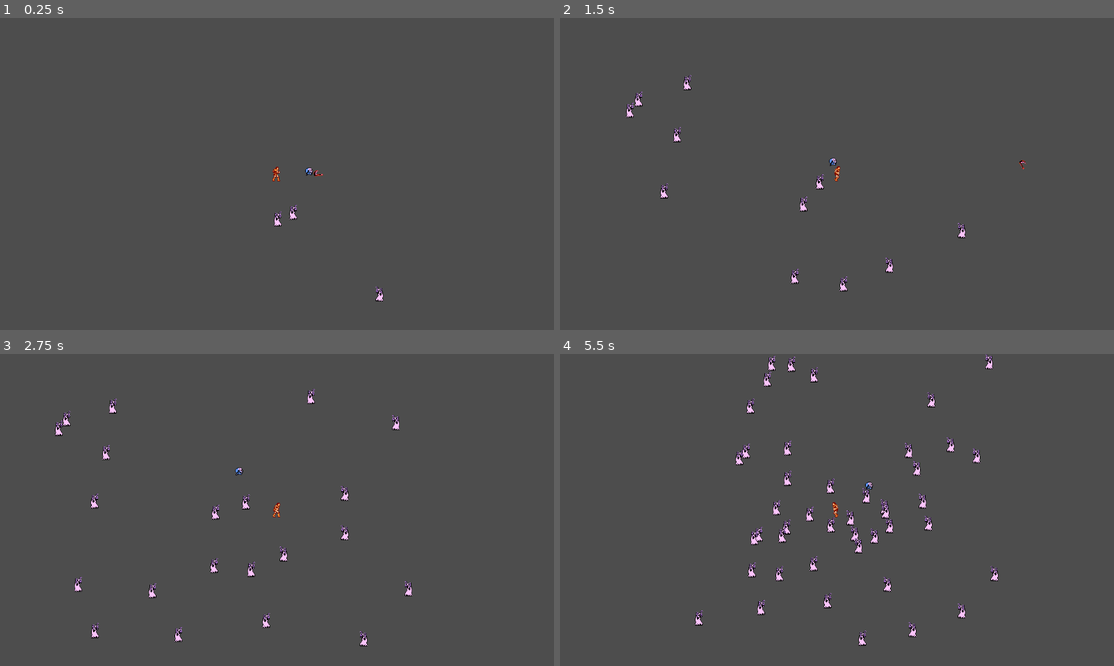
Above: before the commit, frames 1-4 (two rows, left to right).
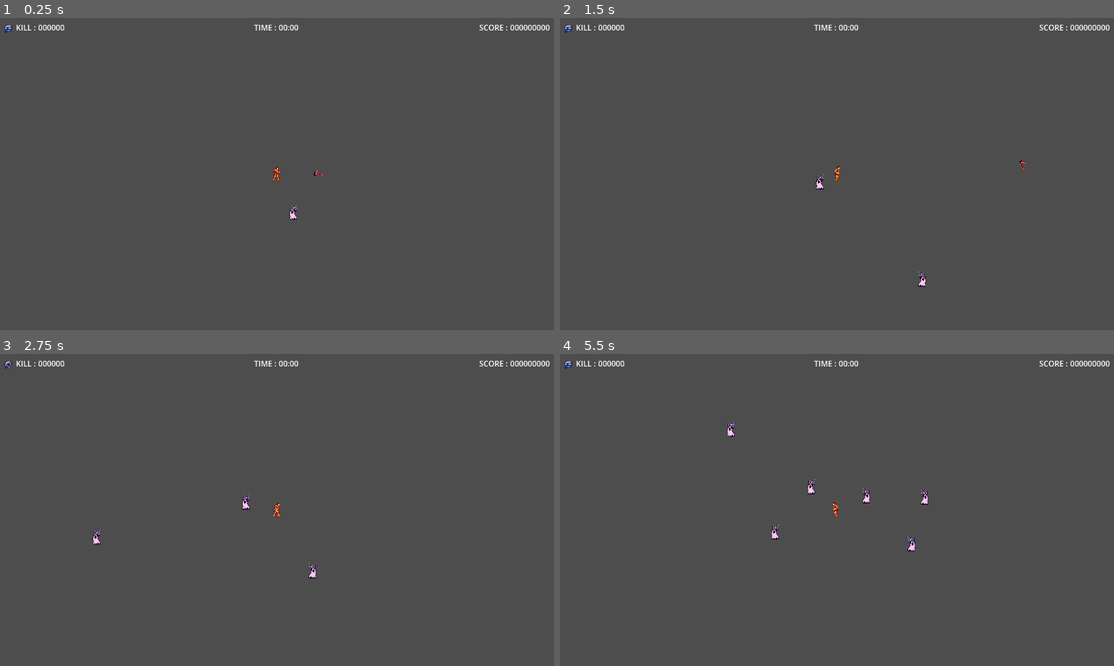
Above: after the commit, the same moments.

Repository: FishingDonut/killer_vampire
Game: Godot game, scene res://Prefabs/main.tscn
The game is run twice, just before and just after one commit, with the same random seed, the same clock (stepped at 60 frames per second) and the same inputs. The project has no main scene, so this scene is started directly.
Inputs:
- Up to frame 1 (0.25 s): no input
- Up to frame 2 (1.5 s): hold Right (ui_right) 0.53-1.28 s; hold Down (ui_down) from 1.28 s (still down)
- Up to frame 3 (2.75 s): release Down (ui_down) at 2.03 s; hold Right (ui_right) from 2.03 s (still down)
- Up to frame 4 (5.5 s): release Right (ui_right) at 2.78 s; hold Up (ui_up) 2.78-3.53 s; hold Left (ui_left) 3.53-5.03 s; hold Down (ui_down) from 5.03 s (still down)

The runs differ from the first frame. In frame 1, 0.5% of the frame differs, in the area x 0-100%, y 2-91%; in frame 2, 0.9%; in frame 3, 1.5%; in frame 4, 2.7%, in the area x 0-100%, y 0-94%.

Commit message:
hud completed / ???

Diff:
--- a/Prefabs/Enemies/ghost_enemy.tscn
+++ b/Prefabs/Enemies/ghost_enemy.tscn
@@ -193,7 +193,7 @@
 }
 
 [sub_resource type="CircleShape2D" id="CircleShape2D_i87tc"]
-radius = 5.09902
+radius = 4.0
 
 [sub_resource type="RectangleShape2D" id="RectangleShape2D_ha2qu"]
 size = Vector2(16, 31)
@@ -202,26 +202,26 @@
 y_sort_enabled = true
 collision_layer = 2
 collision_mask = 3
-platform_floor_layers = 4294967294
+platform_floor_layers = 4294967166
 script = ExtResource("1_oi33n")
 
-[node name="Sprite" type="Sprite2D" parent="." groups=["enemies", "ghost_enemy"]]
+[node name="Sprite" type="Sprite2D" parent="." groups=["enemies"]]
 texture = ExtResource("1_e1gga")
 
-[node name="Animation" type="AnimationPlayer" parent="." groups=["enemies", "ghost_enemy"]]
+[node name="Animation" type="AnimationPlayer" parent="." groups=["enemies"]]
 libraries = {
 "": SubResource("AnimationLibrary_djpn3")
 }
 
-[node name="CollisionBody" type="CollisionShape2D" parent="." groups=["enemies", "ghost_enemy"]]
+[node name="CollisionBody" type="CollisionShape2D" parent="." groups=["enemies"]]
 position = Vector2(0, 9)
 shape = SubResource("CircleShape2D_i87tc")
 
-[node name="HurtAreaCollision" type="Area2D" parent="." groups=["enemies", "ghost_enemy"]]
+[node name="HurtAreaCollision" type="Area2D" parent="." groups=["enemies"]]
 collision_layer = 2
 collision_mask = 144
 script = ExtResource("4_h04eg")
 
-[node name="HurtCollision" type="CollisionShape2D" parent="HurtAreaCollision" groups=["enemies", "ghost_enemy"]]
+[node name="HurtCollision" type="CollisionShape2D" parent="HurtAreaCollision" groups=["enemies"]]
 shape = SubResource("RectangleShape2D_ha2qu")
 debug_color = Color(0.996078, 0, 0.184314, 0.419608)
--- /dev/null
+++ b/Prefabs/hud/layer_hud.tscn
@@ -0,0 +1,79 @@
+[gd_scene load_steps=5 format=3 uid="uid://ybsbtbj6qu5d"]
+
+[ext_resource type="Script" path="res://Scripts/Hud/layer_hud.gd" id="1_imi36"]
+[ext_resource type="Texture2D" uid="uid://dupbgdp4d6am3" path="res://Assests/ui/skull-1.png" id="1_tne7u"]
+[ext_resource type="Texture2D" uid="uid://2jd21y5q1nwu" path="res://Assests/ui/skull-2.png" id="2_j3x1f"]
+
+[sub_resource type="AnimatedTexture" id="AnimatedTexture_hs4kj"]
+frames = 2
+frame_0/texture = ExtResource("1_tne7u")
+frame_0/duration = 0.3
+frame_1/texture = ExtResource("2_j3x1f")
+frame_1/duration = 0.3
+
+[node name="CanvasLayerHud" type="CanvasLayer"]
+script = ExtResource("1_imi36")
+
+[node name="MarginContainer" type="MarginContainer" parent="."]
+anchors_preset = 15
+anchor_right = 1.0
+anchor_bottom = 1.0
+grow_horizontal = 2
+grow_vertical = 2
+size_flags_horizontal = 4
+size_flags_vertical = 4
+theme_override_constants/margin_left = 8
+theme_override_constants/margin_top = 8
+theme_override_constants/margin_right = 8
+theme_override_constants/margin_bottom = 8
+
+[node name="GridKill" type="HBoxContainer" parent="MarginContainer"]
+layout_mode = 2
+size_flags_horizontal = 0
+size_flags_vertical = 0
+
+[node name="TextureRect" type="TextureRect" parent="MarginContainer/GridKill"]
+layout_mode = 2
+size_flags_horizontal = 4
+size_flags_vertical = 4
+texture = SubResource("AnimatedTexture_hs4kj")
+
+[node name="LabelKill" type="Label" parent="MarginContainer/GridKill"]
+layout_mode = 2
+size_flags_horizontal = 4
+text = "KILL :"
+
+[node name="CounterKill" type="Label" parent="MarginContainer/GridKill"]
+layout_mode = 2
+text = "000000"
+metadata/_edit_lock_ = true
+
+[node name="GridTime" type="HBoxContainer" parent="MarginContainer"]
+layout_mode = 2
+size_flags_horizontal = 4
+size_flags_vertical = 0
+
+[node name="LabelTime" type="Label" parent="MarginContainer/GridTime"]
+layout_mode = 2
+size_flags_horizontal = 4
+text = "TIME :"
+
+[node name="CounterTime" type="Label" parent="MarginContainer/GridTime"]
+layout_mode = 2
+size_flags_horizontal = 4
+text = "00:00
+"
+
+[node name="GridScore" type="HBoxContainer" parent="MarginContainer"]
+layout_mode = 2
+size_flags_horizontal = 8
+size_flags_vertical = 0
+
+[node name="LabelScore" type="Label" parent="MarginContainer/GridScore"]
+layout_mode = 2
+size_flags_horizontal = 4
+text = "SCORE :"
+
+[node name="CounterScore" type="Label" parent="MarginContainer/GridScore"]
+layout_mode = 2
+text = "000000000"
--- a/Prefabs/main.tscn
+++ b/Prefabs/main.tscn
@@ -1,10 +1,9 @@
-[gd_scene load_steps=6 format=3 uid="uid://cdb324euxteum"]
+[gd_scene load_steps=5 format=3 uid="uid://cdb324euxteum"]
 
 [ext_resource type="PackedScene" uid="uid://bvehxtl3ij47x" path="res://Prefabs/player.tscn" id="1_08mjr"]
 [ext_resource type="PackedScene" uid="uid://b58d105y8cytt" path="res://Prefabs/camera.tscn" id="2_gf08k"]
-[ext_resource type="Texture2D" uid="uid://dupbgdp4d6am3" path="res://Assests/ui/skull-1.png" id="2_mqnxx"]
-[ext_resource type="PackedScene" uid="uid://bgarceeiu8ucd" path="res://Prefabs/Enemies/ghost_enemy.tscn" id="3_beqbw"]
 [ext_resource type="PackedScene" uid="uid://wk70ijutp7fi" path="res://Prefabs/Spawn/spawn_enemy.tscn" id="4_1m028"]
+[ext_resource type="PackedScene" uid="uid://ybsbtbj6qu5d" path="res://Prefabs/hud/layer_hud.tscn" id="5_x61cw"]
 
 [node name="Main" type="Node"]
 
@@ -14,16 +13,12 @@
 scale = Vector2(2, 2)
 
 [node name="Player" parent="World" instance=ExtResource("1_08mjr")]
-max_hp = 1.0
-
-[node name="GhostEnemy" parent="World" instance=ExtResource("3_beqbw")]
-position = Vector2(3, 96)
-move_speed = 10.0
-max_hp = 20.0
+max_hp = 300.0
 
 [node name="SpawnEnemy" parent="World" node_paths=PackedStringArray("player") instance=ExtResource("4_1m028")]
 player = NodePath("../Player")
-time_interval = 0.1
+time_interval = 1.0
+max_enemies = 10
 
 [node name="Controller" type="Control" parent="."]
 layout_mode = 3
@@ -31,6 +26,4 @@
 offset_right = 40.0
 offset_bottom = 40.0
 
-[node name="Skull-1" type="Sprite2D" parent="."]
-position = Vector2(68, -7)
-texture = ExtResource("2_mqnxx")
+[node name="CanvasLayerHud" parent="Controller" instance=ExtResource("5_x61cw")]
--- a/Prefabs/player.tscn
+++ b/Prefabs/player.tscn
@@ -352,7 +352,7 @@
 }
 
 [sub_resource type="CircleShape2D" id="CircleShape2D_oete8"]
-radius = 6.0
+radius = 4.0
 
 [sub_resource type="CircleShape2D" id="CircleShape2D_vsled"]
 radius = 0.01
